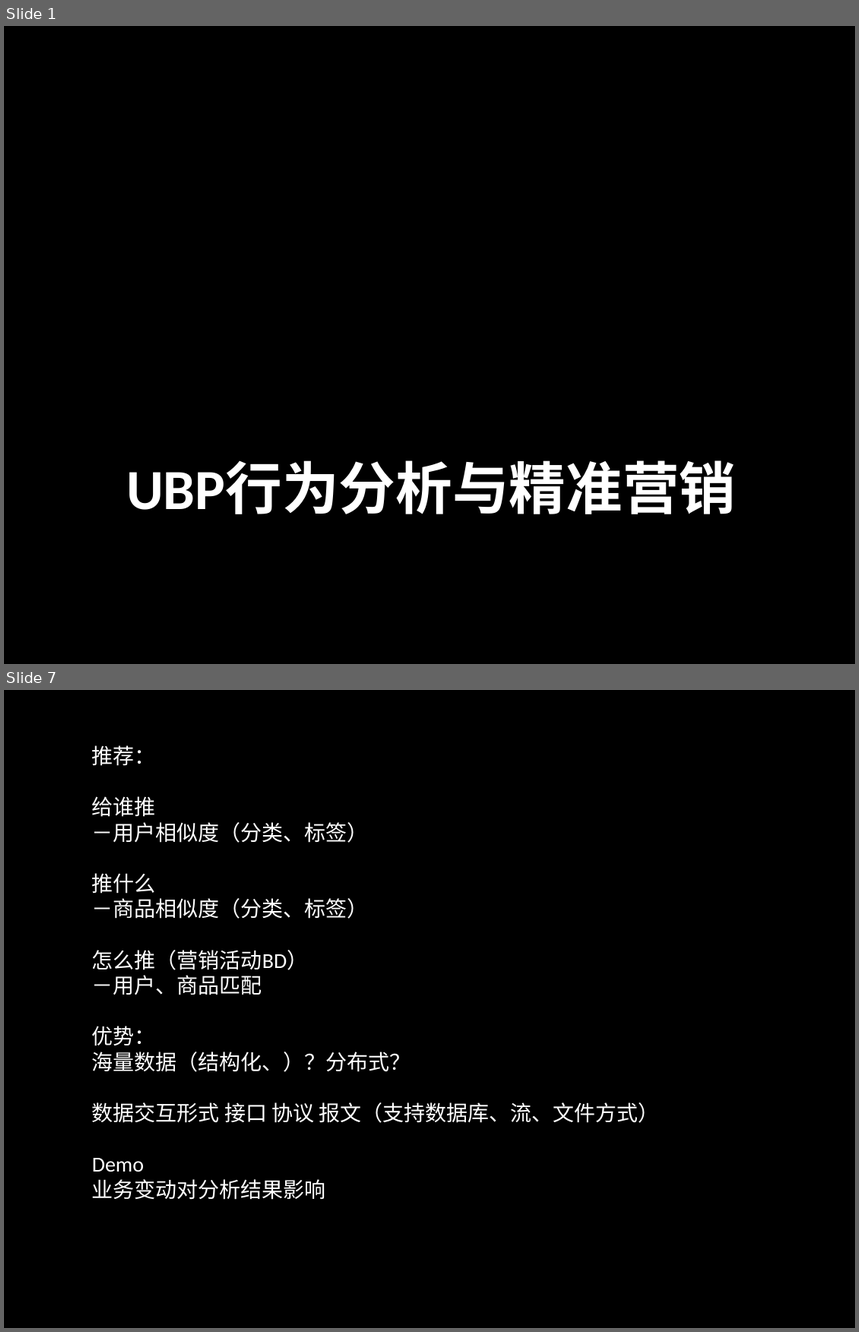
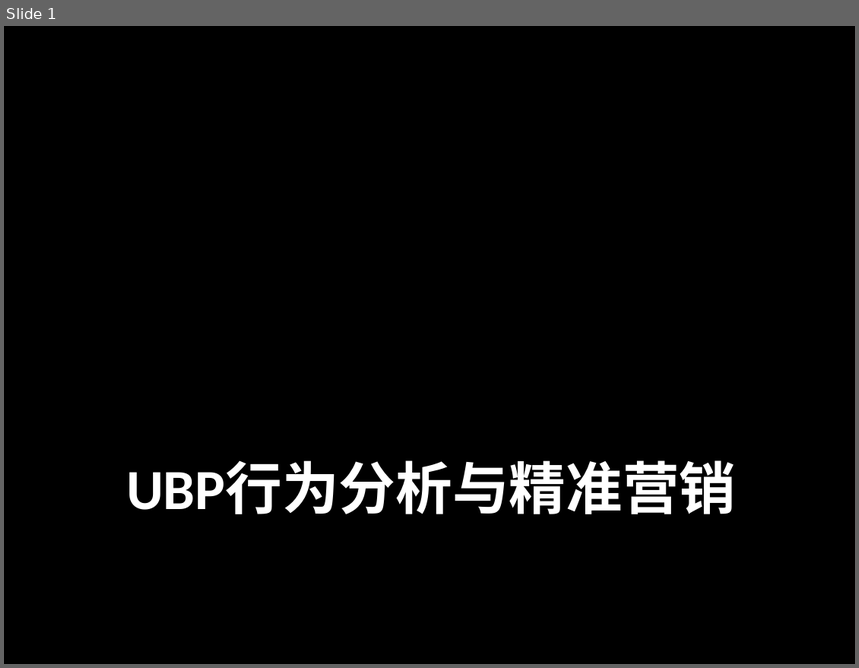
Before and after one commit to zhenghong/UBP, a slide deck: 营销.pptx. Shown one above the other, each under a label of ours: slides 1 and 7 before the commit, slide 1 after it; the slides between them are not shown. The pictures are 859x1332 and 859x668 pixels, drawn with LibreOffice and Linux fonts; fonts in the diff are those of the drawing; background and template pictures are left out. Boxes give left, top, right and bottom in pixels: in the first picture for what was removed or moved away, otherwise in the second. Text is boxed around its words. In the diff, an @@ line names an element or a change of style, - is before the commit and + after.

```diff
--- a/营销.pptx
+++ b/营销.pptx
@@ slide 7 removed at <box>4,690,855,1328</box>, background picture (left out) @@
@@ text removed at <box>92,745,660,1200</box> @@
-推荐：
-给谁推
-－用户相似度（分类、标签）
-推什么
-－商品相似度（分类、标签）
-怎么推（营销活动BD）
-－用户、商品匹配
-优势：
-海量数据（结构化、）？分布式？
-数据交互形式 接口 协议 报文（支持数据库、流、文件方式）
-Demo
-业务变动对分析结果影响
```
Also in this commit, not shown: 5 slides changed, 1 slide added.
